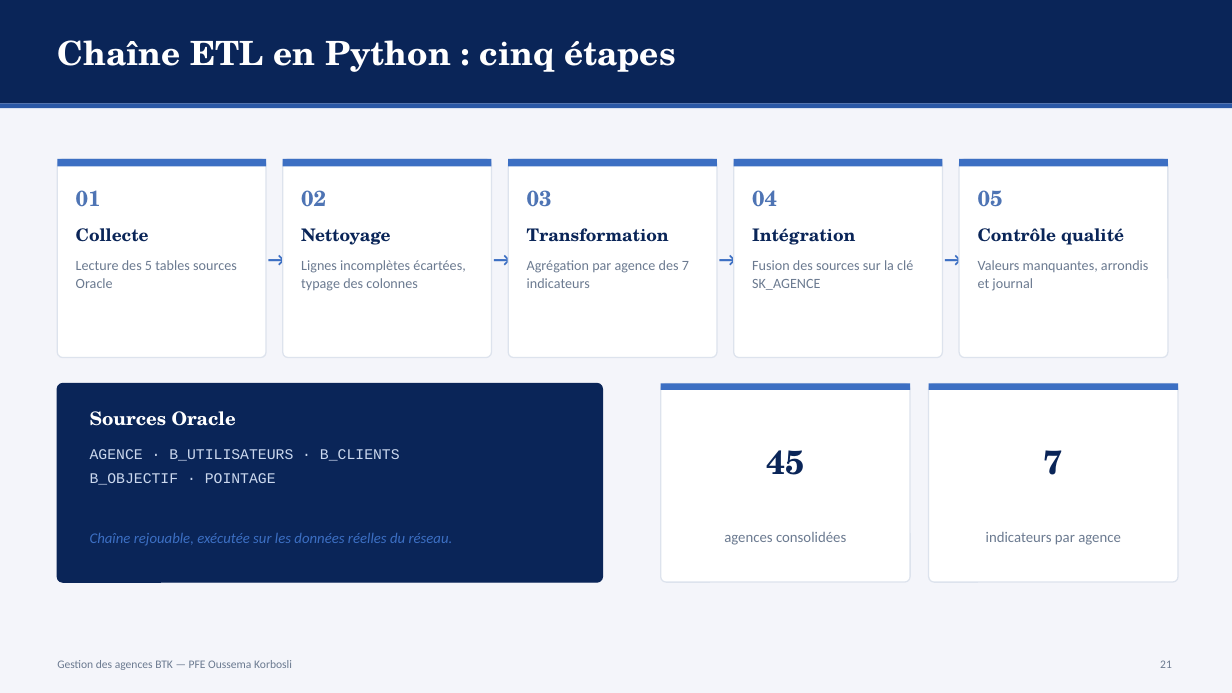
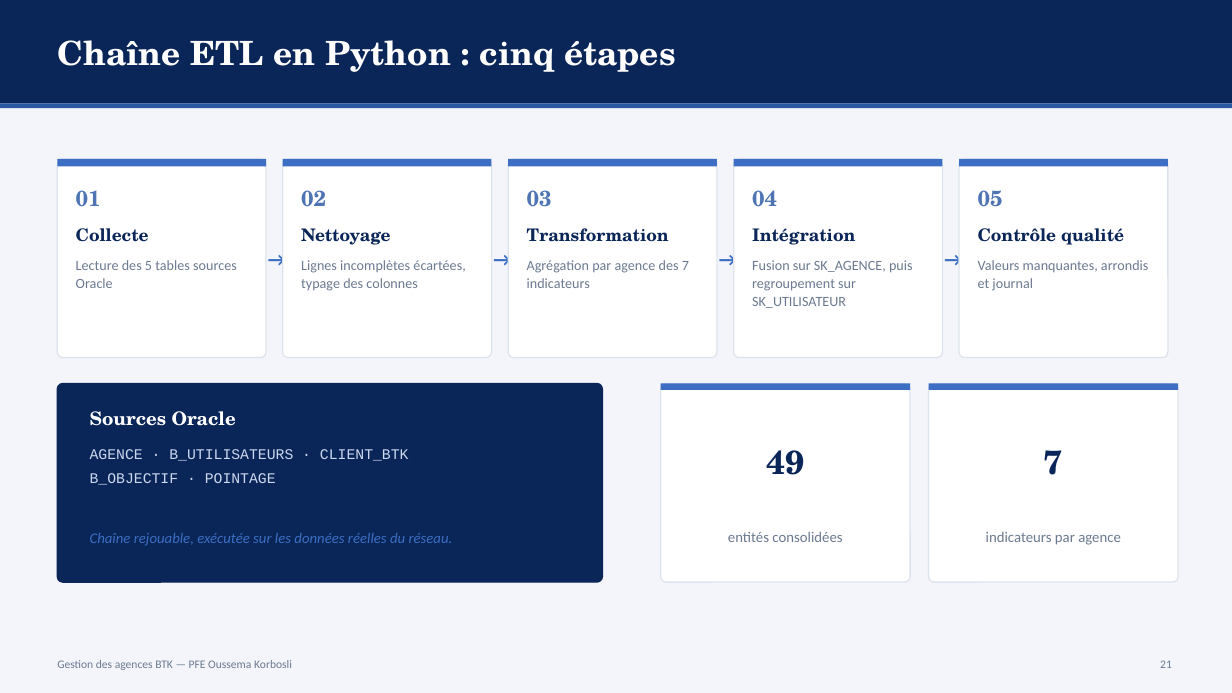
Before and after one commit to ZizouX0/oussema_korbosli, a slide deck: slide 21 of presentation/Soutenance_PFE_Oussema_Korbosli.pptx. Drawn at 1232x693 pixels with LibreOffice and Linux fonts; fonts in the diff are those of the drawing. Boxes give left, top, right and bottom in pixels: in the first picture for what was removed or moved away, otherwise in the second. Text is boxed around its words. In the diff, an @@ line names an element or a change of style, - is before the commit and + after.

```diff
--- a/presentation/Soutenance_PFE_Oussema_Korbosli.pptx
+++ b/presentation/Soutenance_PFE_Oussema_Korbosli.pptx
@@ text at <box>752,260,913,308</box>: text changed @@
-Fusion des sources sur la clé SK_AGENCE
+Fusion sur SK_AGENCE, puis regroupement sur SK_UTILISATEUR
@@ text at <box>90,449,409,461</box>: text changed @@
-AGENCE · B_UTILISATEURS · B_CLIENTS
+AGENCE · B_UTILISATEURS · CLIENT_BTK
@@ text at <box>766,450,804,475</box>: text changed @@
-45
+49
@@ text at <box>728,532,842,542</box>: text changed @@
-agences consolidées
+entités consolidées
```
Also in this commit, not shown: 4 other slides changed, 3 other files.
